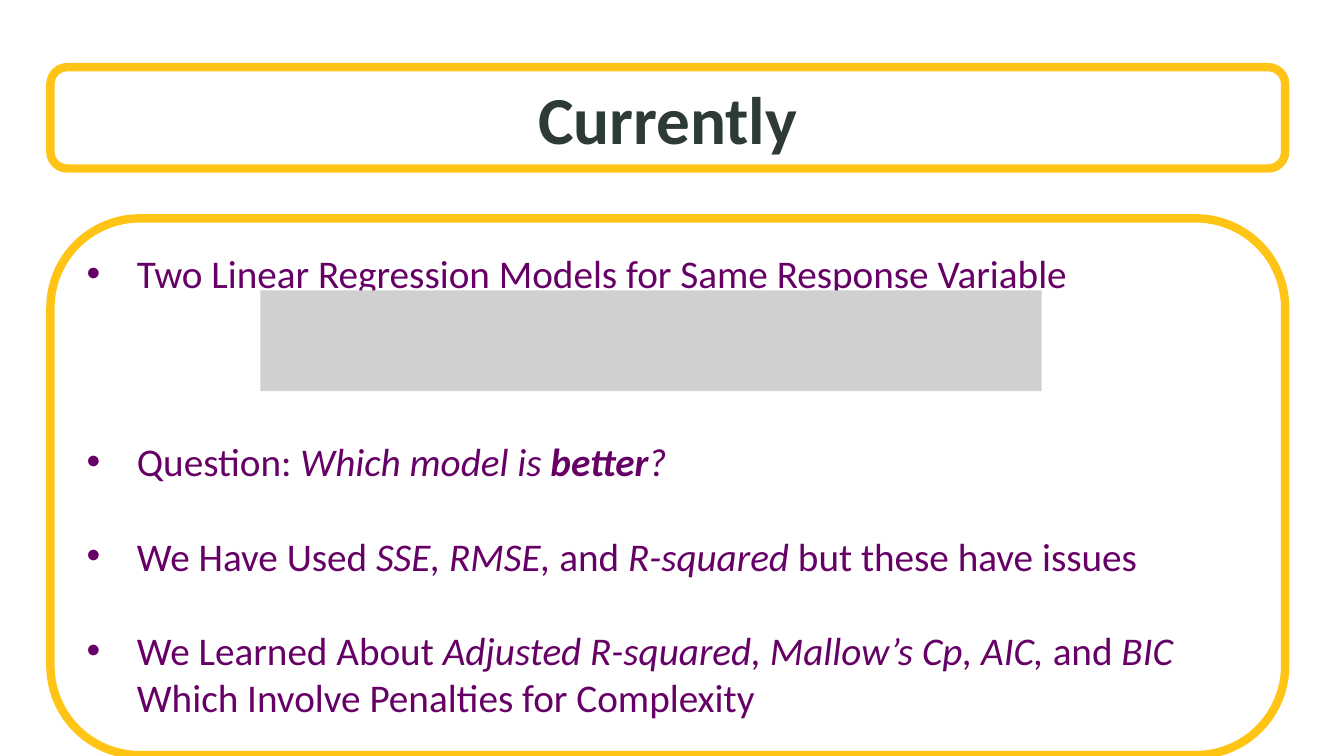
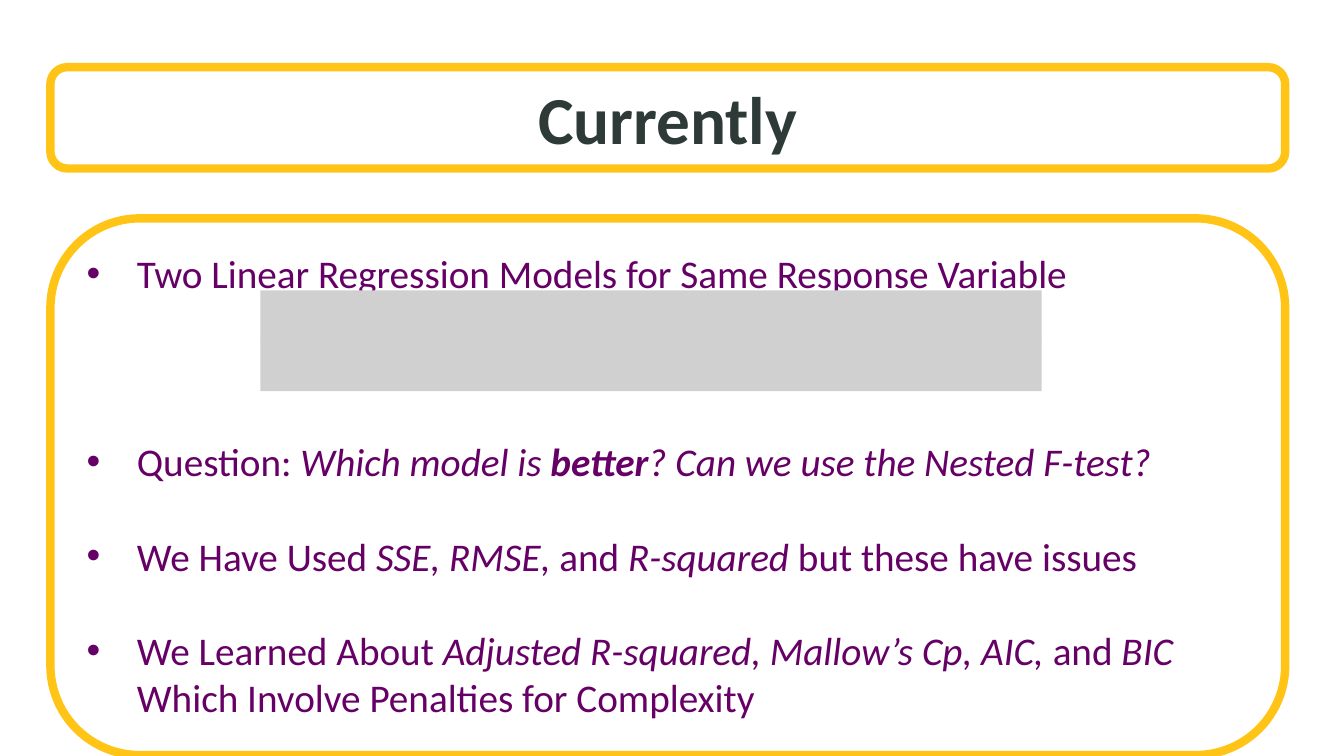
Before and after one commit to SuperMarioGiacomazzo/STOR455_WEBSITE, a slide deck: slide 2 of Lectures/21 - Cross Validation.pptx. Drawn at 1344x756 pixels with LibreOffice and Linux fonts; fonts in the diff are those of the drawing; grey boxes stand for pictures; background and template pictures are left out. Boxes give left, top, right and bottom in pixels: in the first picture for what was removed or moved away, otherwise in the second. Text is boxed around its words. In the diff, an @@ line names an element or a change of style, - is before the commit and + after.

```diff
--- a/Lectures/21 - Cross Validation.pptx
+++ b/Lectures/21 - Cross Validation.pptx
@@ text in rounded rectangle at <box>137,448,1150,482</box>: text changed @@
-• Question: Which model is better?
+• Question: Which model is better? Can we use the Nested F-test?
```
Also in this commit, not shown: 1 other slide changed, 3 slides added, 3 slides removed, 14 other files.
